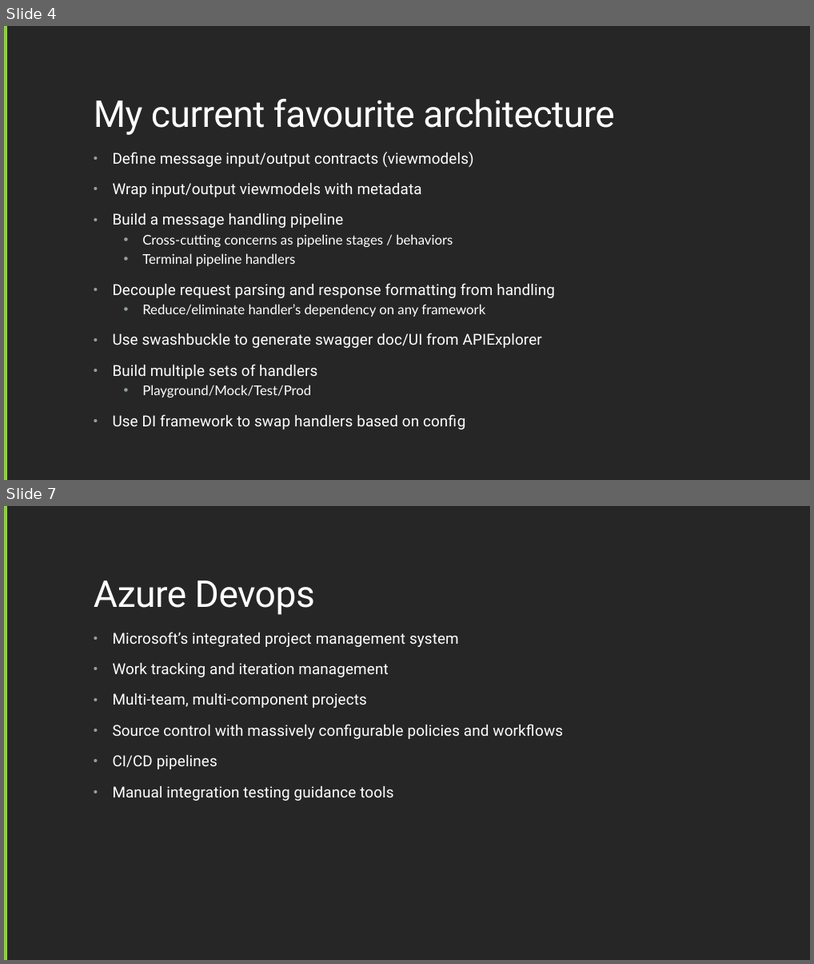
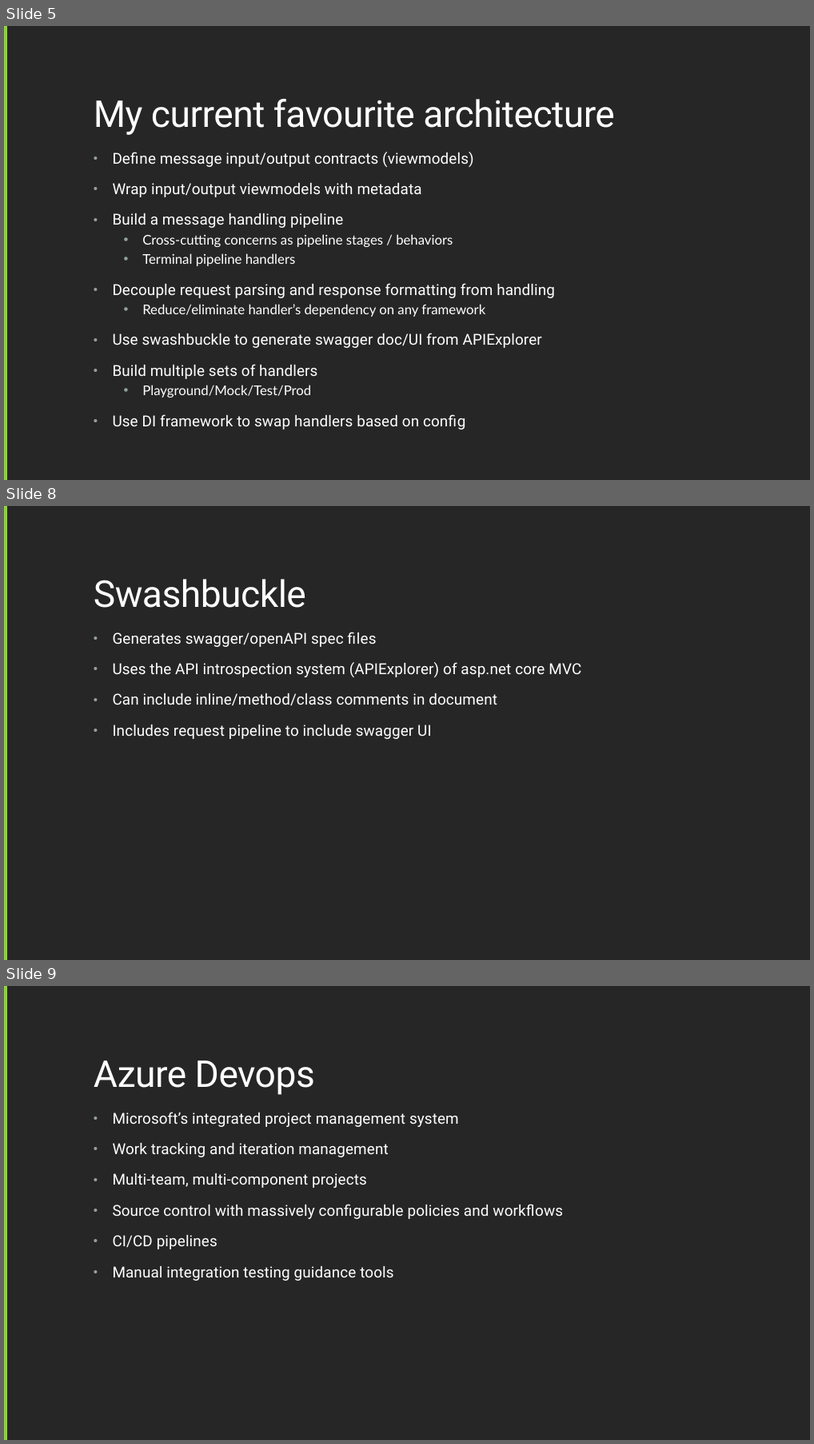
Before and after one commit to kevbry/TechTalksApril25, a slide deck: BuildingFunAPIs.pptx. Shown one above the other, each under a label of ours: slides 4 and 7 before the commit, slides 5, 8 and 9 after it; the slides between them are not shown. The pictures are 814x964 and 814x1444 pixels, drawn with LibreOffice and Linux fonts; fonts in the diff are those of the drawing. Boxes give left, top, right and bottom in pixels: in the first picture for what was removed or moved away, otherwise in the second. Text is boxed around its words. In the diff, an @@ line names an element or a change of style, - is before the commit and + after.

```diff
--- a/BuildingFunAPIs.pptx
+++ b/BuildingFunAPIs.pptx
@@ slide 8 added at box(4, 506, 810, 960), background #262626; not listed: 1 template element that a slide beside it also shows @@
@@ title added at box(94, 579, 306, 608), 44 pt, text #FFFFFF @@
+Swashbuckle
@@ text added at box(113, 632, 582, 739), 18 pt, text #FFFFFF @@
+• Generates swagger/openAPI spec files
+• Uses the API introspection system (APIExplorer) of asp.net core MVC
+• Can include inline/method/class comments in document
+• Includes request pipeline to include swagger UI
@@ what was slide 4 is now slide 5 @@
@@ what was slide 7 is now slide 9 @@
```
Also in this commit, not shown: 5 slides changed, 2 other slides added, 1 slide removed, 16 other files.
